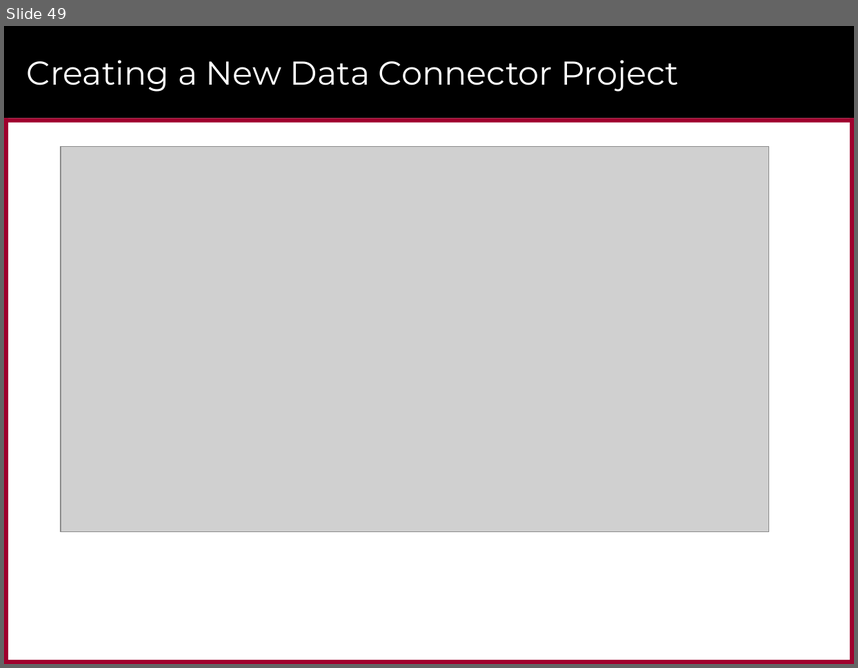
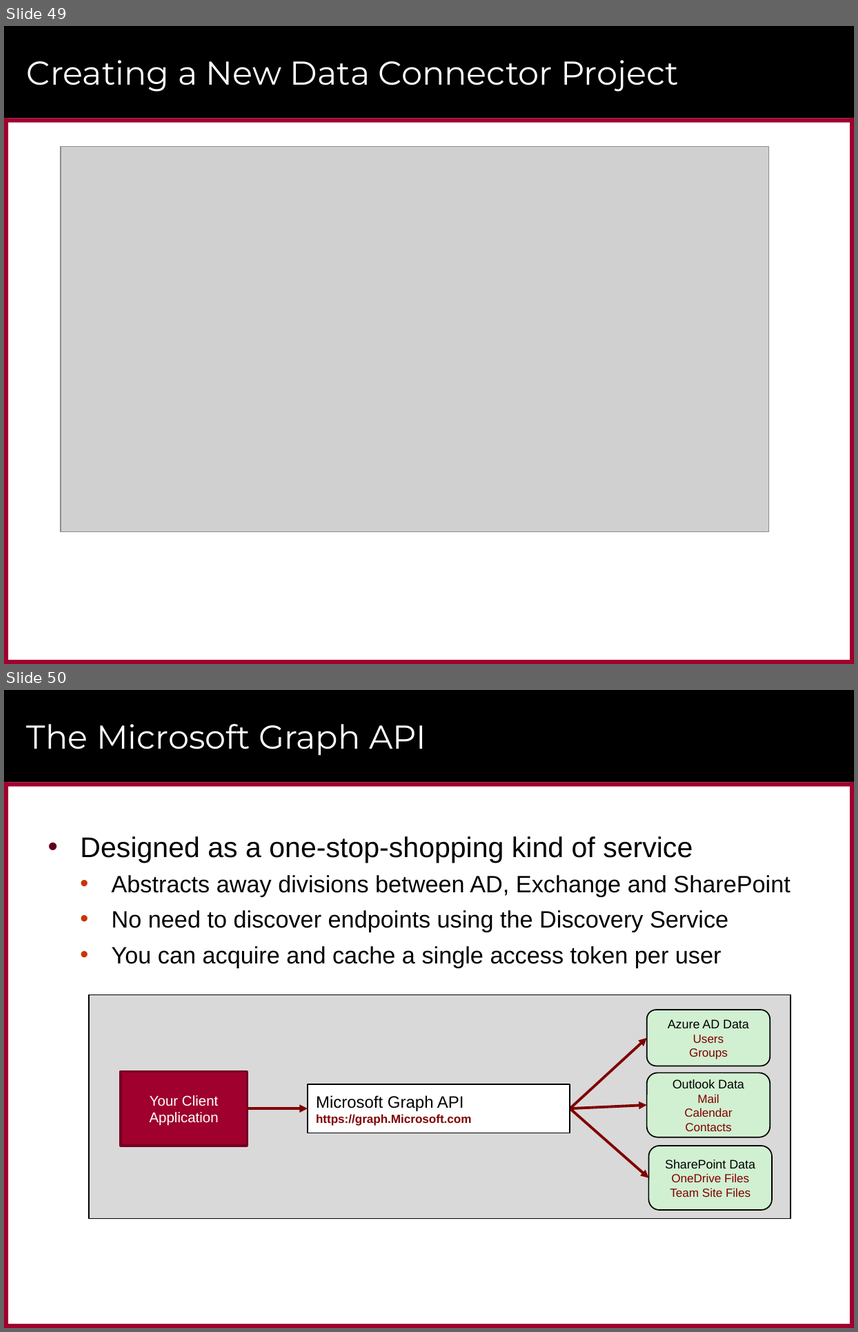
Before and after one commit to CriticalPathTraining/Intro2M, a slide deck: Introduction to M Programming for the Power BI Warrior.pptx. Shown one above the other, each under a label of ours: slide 49 before the commit, slides 49 and 50 after it. The pictures are 858x668 and 858x1332 pixels, drawn with LibreOffice and Linux fonts; fonts in the diff are those of the drawing; grey boxes stand for pictures; background and template pictures are left out. Boxes give left, top, right and bottom in pixels: in the first picture for what was removed or moved away, otherwise in the second. Text is boxed around its words. In the diff, an @@ line names an element or a change of style, - is before the commit and + after.

```diff
--- a/Introduction to M Programming for the Power BI Warrior.pptx
+++ b/Introduction to M Programming for the Power BI Warrior.pptx
@@ slide 50 added at [4, 690, 854, 1328], background #FFFFFF; not listed: 6 template elements that a slide beside it also shows @@
@@ title added at [27, 724, 426, 756], 28 pt, text #FFFFFF @@
+The Microsoft Graph API
@@ text added at [80, 836, 790, 967], 20 pt, text #000000 @@
+• Designed as a one-stop-shopping kind of service
+  • Abstracts away divisions between AD, Exchange and SharePoint
+  • No need to discover endpoints using the Discovery Service
+  • You can acquire and cache a single access token per user
@@ rectangle added at [89, 994, 791, 1218], fill #D9D9D9, outline #000000 0.79 pt @@
@@ rounded rectangle added at [646, 1009, 770, 1066], fill #D1F0D1, outline #000000 1 pt, 10.5 pt, text #000000 @@
+Azure AD Data
+Users
+Groups
@@ arrow added from (570, 1108) to (646, 1038), #800000 2.25 pt @@
@@ rectangle added at [121, 1071, 247, 1145], fill #9F002D, outline #760021 2 pt, 12 pt, text #FFFFFF @@
+Your Client Application
@@ rounded rectangle added at [646, 1072, 770, 1137], fill #D1F0D1, outline #000000 1 pt, 10 pt, text #800000 @@
+Outlook Data
+Mail
+Calendar
+Contacts
@@ rectangle added at [308, 1083, 570, 1132], fill #FFFFFF, outline #000000 1 pt, 10 pt, text #800000, bold @@
+Microsoft Graph API
+https://graph.Microsoft.com
@@ arrow added from (247, 1108) to (308, 1108), #800000 2.25 pt @@
@@ arrow added from (570, 1108) to (646, 1105), #800000 2.25 pt @@
@@ arrow added from (570, 1108) to (649, 1178), #800000 2.25 pt @@
@@ rounded rectangle added at [649, 1145, 773, 1210], fill #D1F0D1, outline #000000 1 pt, 10 pt, text #800000 @@
+SharePoint Data
+OneDrive Files
+Team Site Files
```
Also in this commit, not shown: 1 slide changed, 4 other slides added, 5 other files.
